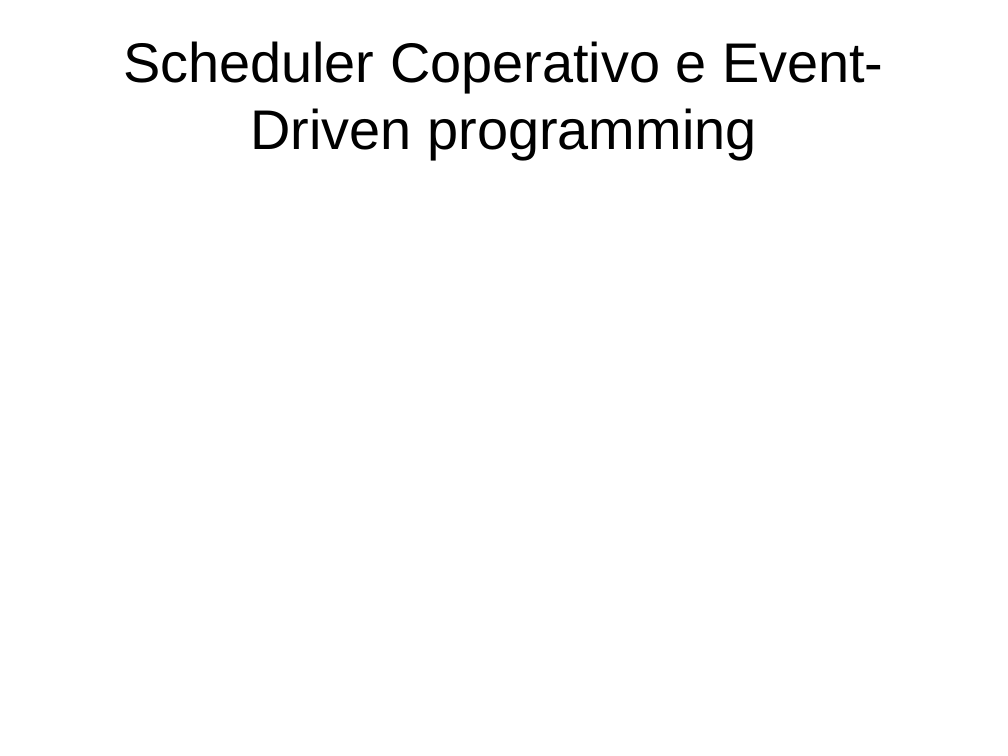
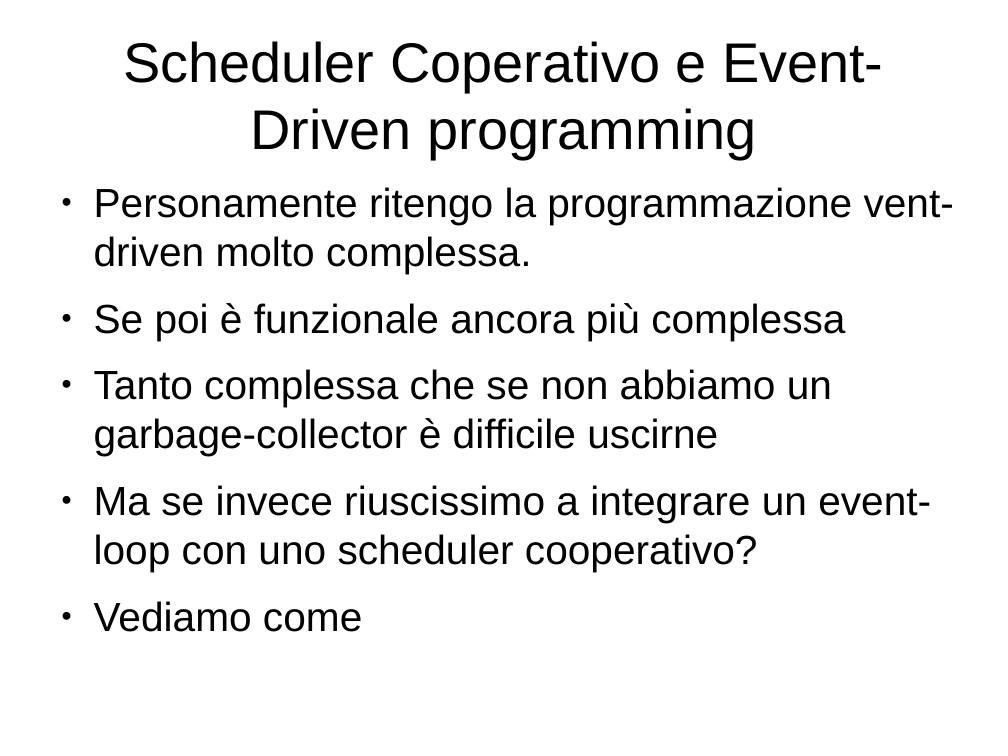
Before and after one commit to mdionisio/workshop_coroutine, a slide deck: slide 13 of presentazione.odp. Drawn at 1008x756 pixels with LibreOffice and Linux fonts; fonts in the diff are those of the drawing. Boxes give left, top, right and bottom in pixels: in the first picture for what was removed or moved away, otherwise in the second. Text is boxed around its words. In the diff, an @@ line names an element or a change of style, - is before the commit and + after.

```diff
--- a/presentazione.odp
+++ b/presentazione.odp
@@ text added at box(94, 187, 954, 632), 32 pt, text #000000 @@
+● Personamente ritengo la programmazione vent-driven molto complessa.
+● Se poi è funzionale ancora più complessa
+● Tanto complessa che se non abbiamo un garbage-collector è difficile uscirne
+● Ma se invece riuscissimo a integrare un event-loop con uno scheduler cooperativo?
+● Vediamo come
```
Also in this commit, not shown: 7 other slides changed.
